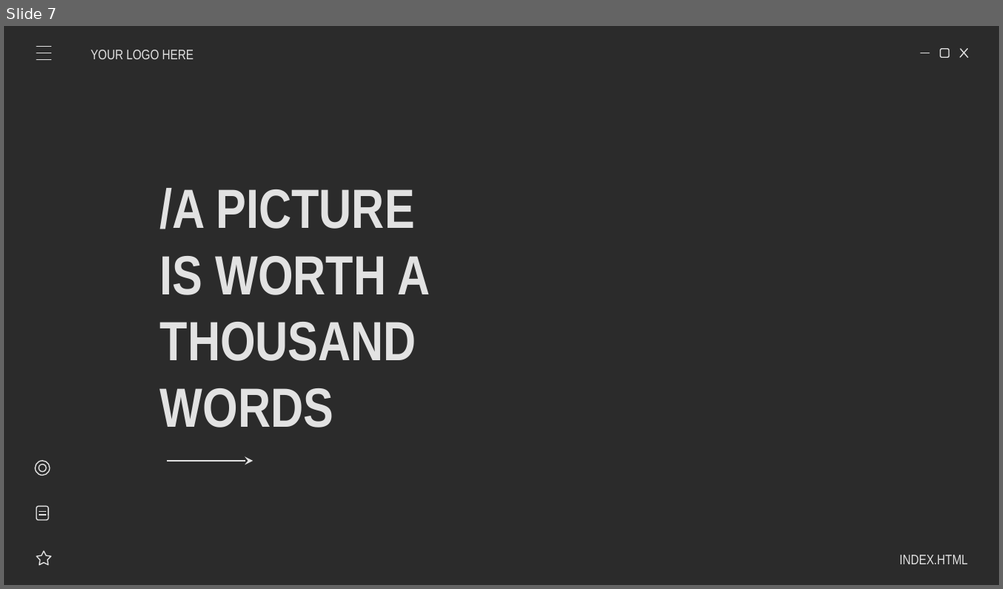
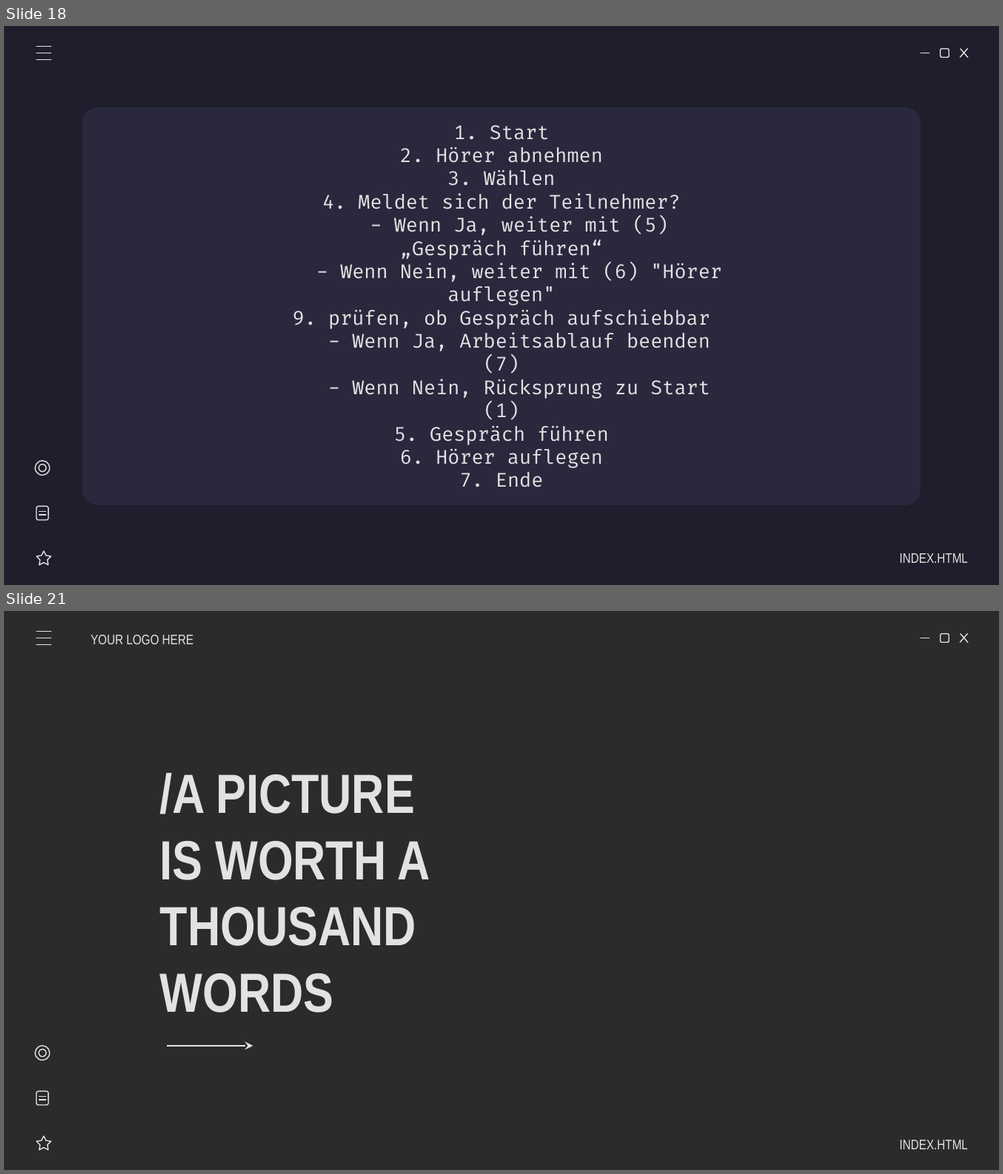
Before and after one commit to AlexanderSchallmeiner/Verhaltensdiagramme, a slide deck: Lukas Stranzinger/FlussdiagrammeV0.1.ppsx. Shown one above the other, each under a label of ours: slide 7 before the commit, slides 18 and 21 after it; the slides between them are not shown. The pictures are 1003x589 and 1003x1174 pixels, drawn with LibreOffice and Linux fonts; fonts in the diff are those of the drawing; background and template pictures are left out; a plain dark background stands for a picture behind light text. Boxes give left, top, right and bottom in pixels: in the first picture for what was removed or moved away, otherwise in the second. Text is boxed around its words. In the diff, an @@ line names an element or a change of style, - is before the commit and + after.

```diff
--- a/Lukas Stranzinger/FlussdiagrammeV0.1.ppsx
+++ b/Lukas Stranzinger/FlussdiagrammeV0.1.ppsx
@@ slide 18 added at <box>4,26,999,585</box>, background #1E1E2C; not listed: 4 template elements that a slide beside it also shows @@
@@ line added from (37, 47) to (51, 47), #E2E2E2 0.75 pt @@
@@ line added from (37, 60) to (51, 60), #E2E2E2 0.75 pt @@
@@ line added from (37, 53) to (51, 53), #E2E2E2 0.75 pt @@
@@ rounded rectangle added at <box>82,107,921,506</box>, fill #29283D @@
@@ text added at <box>293,170,722,488</box>, 14 pt, text #E2E2E2 @@
+1. Start
+2. Hörer abnehmen
+3. Wählen
+4. Meldet sich der Teilnehmer?
+- Wenn Ja, weiter mit (5) „Gespräch führen“
+- Wenn Nein, weiter mit (6) "Hörer auflegen"
+9. prüfen, ob Gespräch aufschiebbar
+- Wenn Ja, Arbeitsablauf beenden (7)
+- Wenn Nein, Rücksprung zu Start (1)
+5. Gespräch führen
+6. Hörer auflegen
+7. Ende
@@ group added at <box>35,460,52,565</box>: 2 lines, 2 ellipses, 1 star, 1 rounded rectangle @@
@@ subtitle added at <box>899,554,967,563</box>, 10 pt, text #E2E2E2 @@
+INDEX.HTML
@@ what was slide 7 is now slide 21 @@
```
Also in this commit, not shown: 4 slides changed, 15 other slides added, 3 slides removed.
